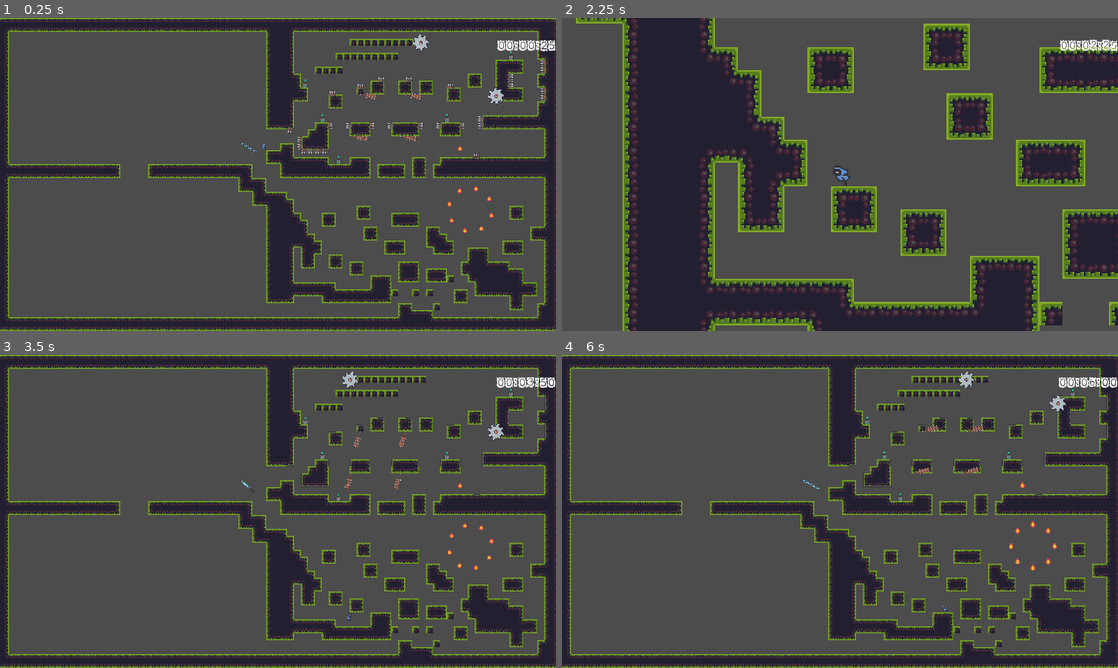
Above: before the commit, frames 1-4 (two rows, left to right).
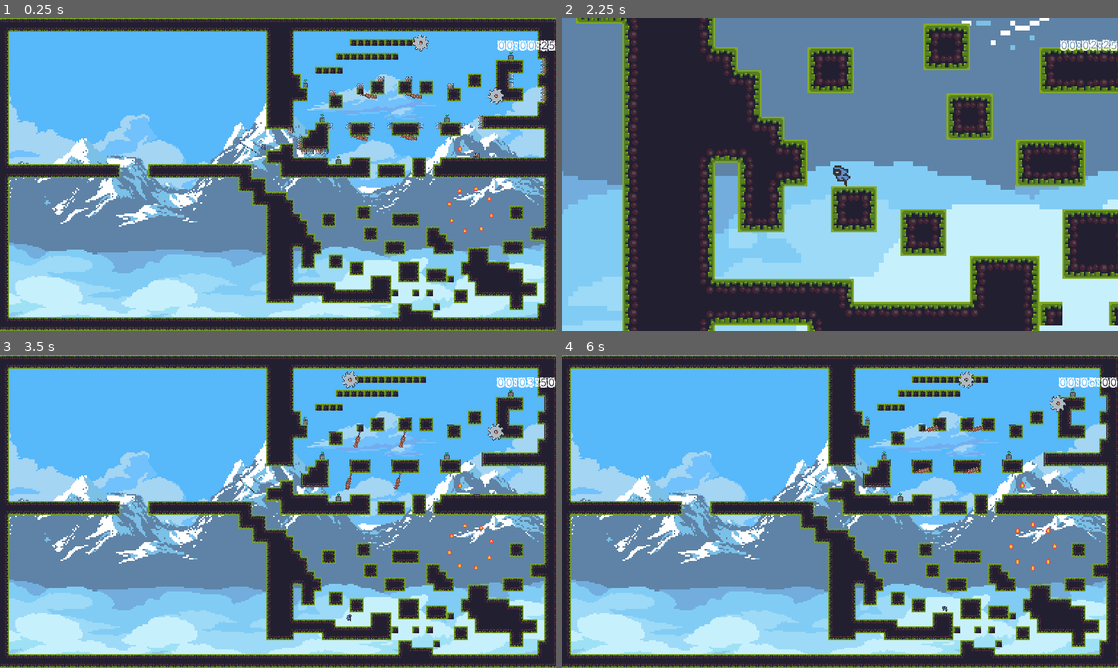
Above: after the commit, the same moments.

Repository: Mike149x/2DGameDraft
Game: Godot game, scene res://Scenes/Level1.tscn
Two runs of this game, one before a commit and one after it. Both use one fixed random seed, a clock stepped at 60 frames per second and the inputs below. Sound files missing from this copy of the repository are replaced by a short silence.
Inputs:
- Up to frame 1 (0.25 s): no input
- Up to frame 2 (2.25 s): hold D (right) 0.53-2.03 s; tap Z (zoom) at 0.6, 1.35, 2.1 s; tap Space (jump) at 0.77, 1.52 s; hold A (left) from 2.03 s (still down)
- Up to frame 3 (3.5 s): release A (left) at 2.78 s; hold D (right) from 2.78 s (still down); tap Z (zoom) at 2.85 s; tap Space (jump) at 3.02 s
- Up to frame 4 (6 s): tap Z (zoom) every 0.75 s from 3.6 to 5.85 s; tap Space (jump) at 3.77, 4.52 s; release D (right) at 4.28 s; hold A (left) 4.28-5.03 s; hold D (right) 5.03-5.78 s; hold A (left) from 5.78 s (still down)

The runs differ from the first frame. In frame 1, 69% of the frame differs, in the area x 1-98%, y 4-96%; in frame 2, 56%; in frame 3, 70%; in frame 4, 70%.

Commit message:
BACKGROUND PROPER

Diff:
--- a/2DGameDraft/Scenes/Level1.tscn
+++ b/2DGameDraft/Scenes/Level1.tscn
@@ -15,6 +15,7 @@
 [ext_resource path="res://Scenes/SingleFlame.tscn" type="PackedScene" id=13]
 [ext_resource path="res://Scenes/SpinningFlame.tscn" type="PackedScene" id=14]
 [ext_resource path="res://Scenes/RopeSwing.tscn" type="PackedScene" id=15]
+[ext_resource path="res://Sprites/background_glacial_mountains.png" type="Texture" id=16]
 
 [sub_resource type="DynamicFont" id=29]
 size = 35
@@ -280,6 +281,11 @@
 [node name="Level1" type="Node2D"]
 script = ExtResource( 5 )
 
+[node name="Background" type="Sprite" parent="."]
+position = Vector2( 636, 360 )
+scale = Vector2( 3.35417, 3.33333 )
+texture = ExtResource( 16 )
+
 [node name="CanvasLayer" type="CanvasLayer" parent="."]
 
 [node name="Control" type="Control" parent="CanvasLayer"]
Not shown: 1 places in 2DGameDraft/Scenes/Level1.tscn that only renumber resources
Binary file added: 2DGameDraft/Sprites/background_glacial_mountains.png
Not shown, added: 2DGameDraft/Sprites/background_glacial_mountains.png.import
Not shown, added: Trello Pictures/Timer.JPG
Not shown, added: Trello Pictures/TimerLabel.JPG
Not shown, added: Trello Pictures/get_time.JPG
